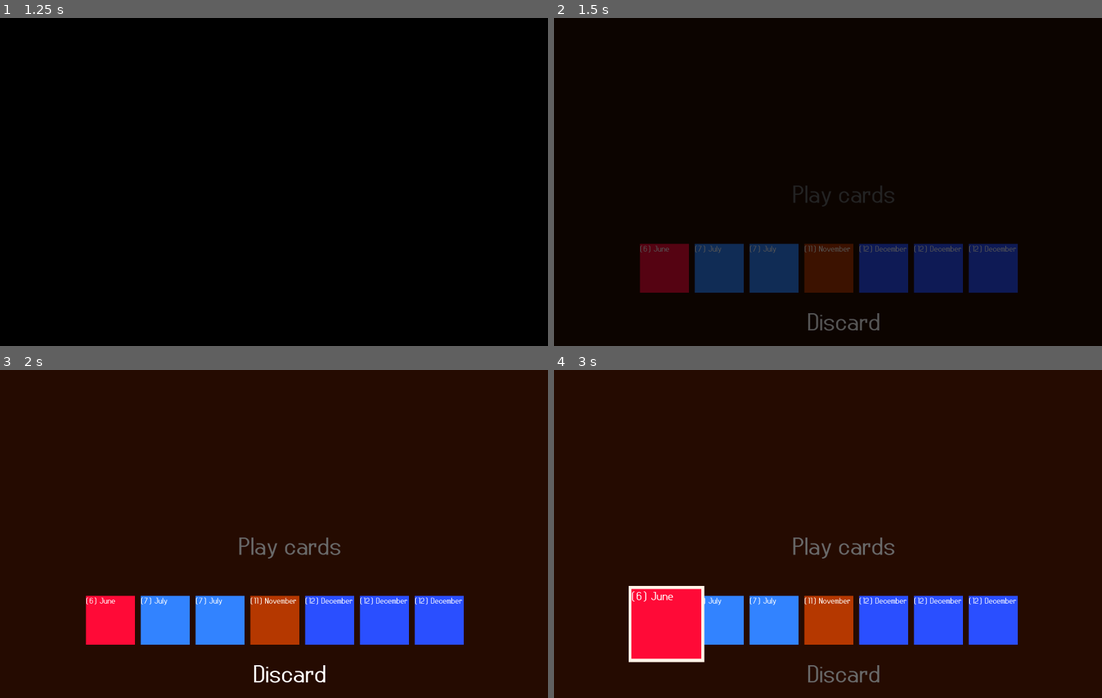
Above: before the commit, frames 1-4 (two rows, left to right).
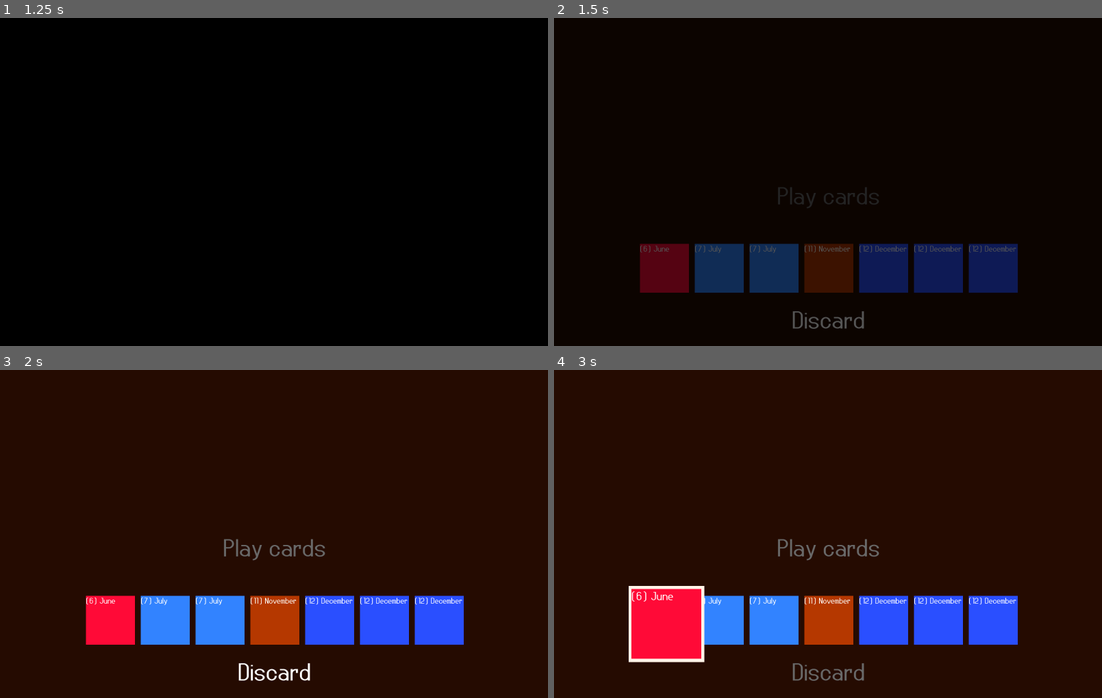
Above: after the commit, the same moments.

Repository: markeryjane/seeker
Game: Godot game, scene res://scenes/title_screen.tscn
The game is run twice, just before and just after one commit, with the same random seed, the same clock (stepped at 60 frames per second) and the same inputs.
Inputs:
- Up to frame 1 (1.25 s): tap Enter (ui_accept) at 0.5, 0.77, 0.8, 1.07 s; hold Right (ui_right) from 0.53 s (still down); tap X (play_hand) at 0.6 s
- Up to frame 2 (1.5 s): release Right (ui_right) at 1.28 s; hold Down (ui_down) from 1.28 s (still down); tap Enter (ui_accept) at 1.35 s
- Up to frame 3 (2 s): keep holding Down (ui_down); tap Enter (ui_accept) at 1.52, 1.82 s; tap X (play_hand) at 1.55 s
- Up to frame 4 (3 s): release Down (ui_down) at 2.03 s; hold Right (ui_right) 2.03-2.78 s; tap Z (discard) at 2.1 s; tap Enter (ui_accept) at 2.3, 2.75 s; hold Up (ui_up) from 2.78 s (still down); tap X (play_hand) at 2.85 s

Frame 1 is identical in both runs. In frame 2, 0.7% of the frame differs, in the area x 40-63%, y 51-96%; in frame 3, 1.0%; in frame 4, 0.9%.

Commit message:
basic playing hands!

Diff:
--- a/scenes/main_scene.gd
+++ b/scenes/main_scene.gd
@@ -18,6 +18,8 @@
 var max_hand_size = 7
 var max_turns = 5
 var turns_left = max_turns
+
+var scoring_numbers = []
 
 func setup_deck():
 	for i in 12:
@@ -146,14 +148,32 @@
 func select_card():
 	hand[selection_index].selected = !hand[selection_index].selected
 
+func is_valid_hand() -> bool:
+	var _selected_count = 0
+	for card in hand:
+		if card.selected:
+			_selected_count += 1
+	if _selected_count >= 3:
+		var _index = scoring_numbers.size()-1
+		for i in scoring_numbers.size():
+			printt('ind',_index)
+			if _index > 0:
+				if scoring_numbers[_index]-1 != scoring_numbers[_index-1] and scoring_numbers[_index] != scoring_numbers[_index-1]:
+					return false
+			_index -= 1
+		print("RETURN TRUE")
+		return true
+	return false
+
 func play_hand():
 	#calculate score here
-	var scoring_numbers = []
 	for card in hand:
 		if card.selected:
 			scoring_numbers.append(card.month)
+
+	if !is_valid_hand():
+		return
 	print(scoring_numbers)
-	#if scoring_numbers.size()*(scoring_numbers.size()+1)/2
 
 	for i in 200: #idk why but this works
 		for card in hand:
@@ -170,6 +190,7 @@
 	populate_hand()
 	reposition_cards_in_hand()
 	spend_turn()
+	scoring_numbers.clear()
 
 func discard():
 	for i in 200: #idk why but this works
--- a/scenes/main_scene.tscn
+++ b/scenes/main_scene.tscn
@@ -21,20 +21,25 @@
 unique_name_in_owner = true
 position = Vector2(756, 178)
 
-[node name="PlayLabel" type="Label" parent="."]
+[node name="CenterContainer" type="CenterContainer" parent="."]
+offset_top = 555.0
+offset_right = 2003.0
+offset_bottom = 1197.0
+
+[node name="VBoxContainer" type="VBoxContainer" parent="CenterContainer"]
+layout_mode = 2
+theme_override_constants/separation = 350
+
+[node name="PlayLabel" type="Label" parent="CenterContainer/VBoxContainer"]
 unique_name_in_owner = true
-offset_left = 870.0
-offset_top = 591.0
-offset_right = 1245.0
-offset_bottom = 695.0
+layout_mode = 2
 theme_override_font_sizes/font_size = 90
 text = "Play cards"
+horizontal_alignment = 1
 
-[node name="DiscardLabel" type="Label" parent="."]
+[node name="DiscardLabel" type="Label" parent="CenterContainer/VBoxContainer"]
 unique_name_in_owner = true
-offset_left = 924.0
-offset_top = 1058.0
-offset_right = 1190.0
-offset_bottom = 1162.0
+layout_mode = 2
 theme_override_font_sizes/font_size = 90
 text = "Discard"
+horizontal_alignment = 1
